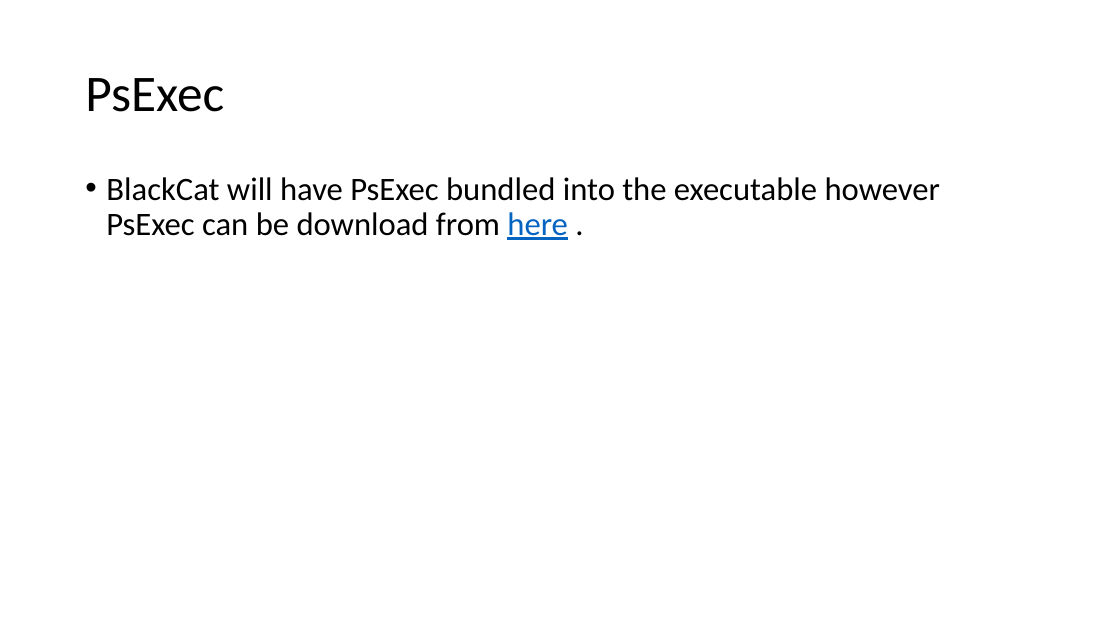
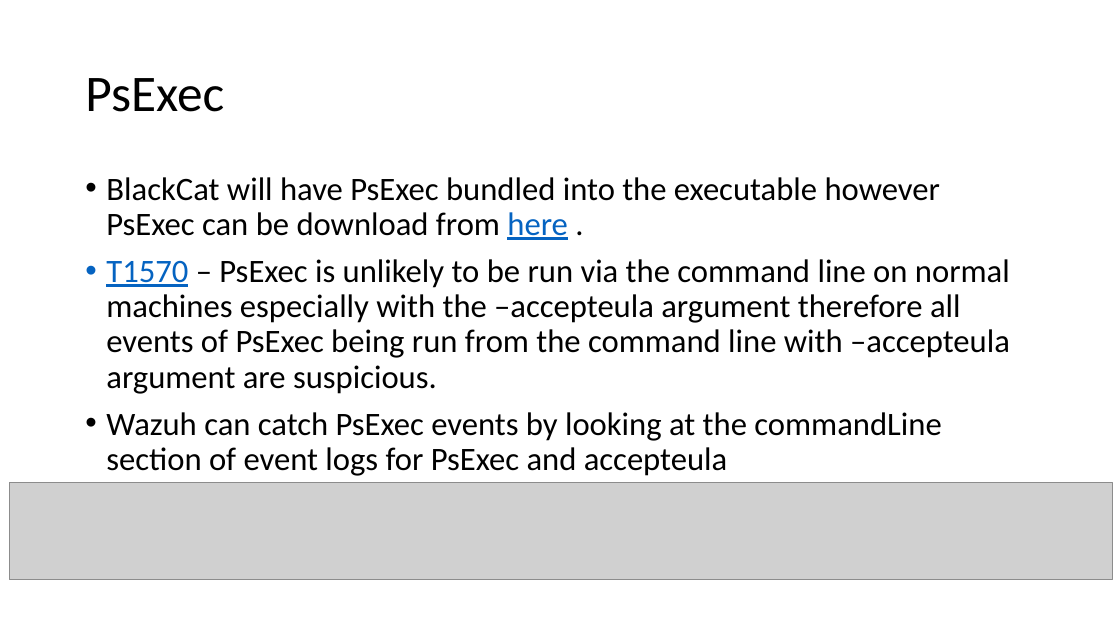
Before and after one commit to CHROME-PLATED-METRO-WOLF/attack, a slide deck: slide 5 of evidence.pptx. Drawn at 1120x630 pixels with LibreOffice and Linux fonts; fonts in the diff are those of the drawing; grey boxes stand for pictures. Boxes give left, top, right and bottom in pixels: in the first picture for what was removed or moved away, otherwise in the second. Text is boxed around its words. In the diff, an @@ line names an element or a change of style, - is before the commit and + after.

Commit message:
added evidence

```diff
--- a/evidence.pptx
+++ b/evidence.pptx
@@ text at [106, 259, 1010, 476]: paragraphs added @@
+• T1570 – PsExec is unlikely to be run via the command line on normal machines especially with the –accepteula argument therefore all events of PsExec being run from the command line with –accepteula argument are suspicious.
+• Wazuh can catch PsExec events by looking at the commandLine section of event logs for PsExec and accepteula
@@ picture added at [9, 482, 1113, 580] @@
```
